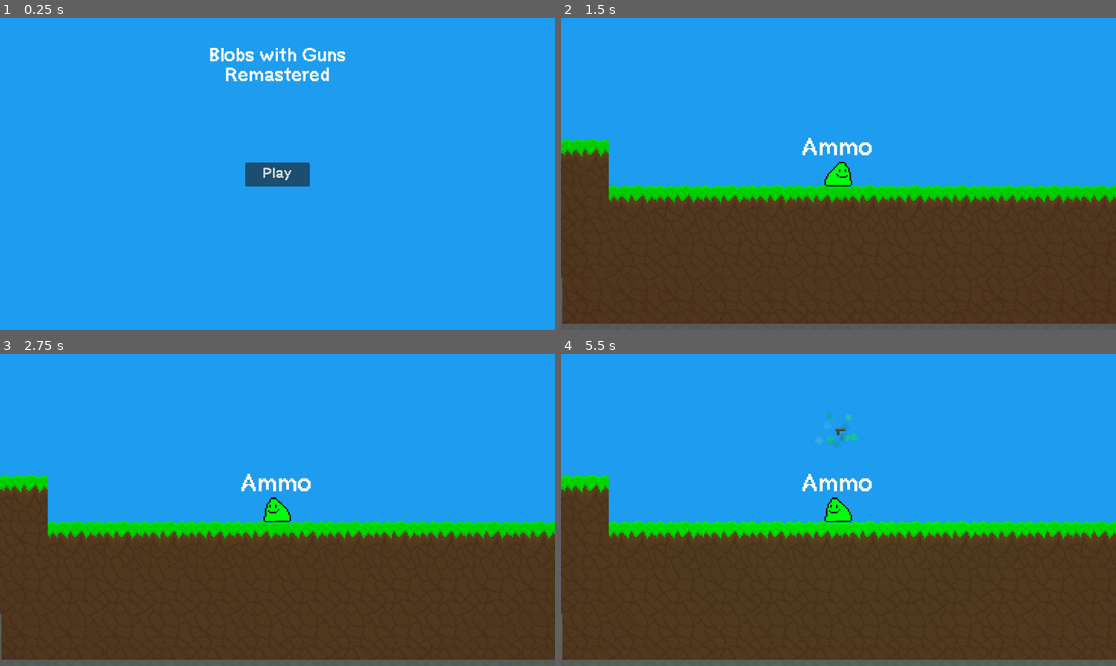
Above: before the commit, frames 1-4 (two rows, left to right).
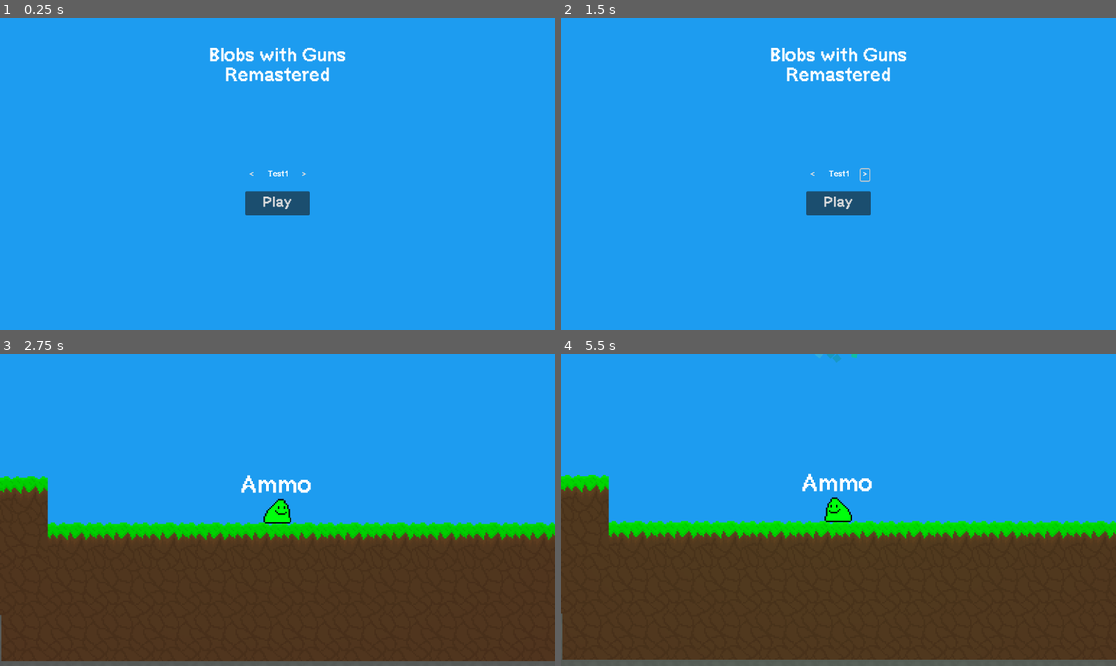
Above: after the commit, the same moments.

Repository: a0fefd/blobs-with-guns-remastered
Game: Godot game, scene res://scenes/levels/start_menu.tscn
The game is run twice, just before and just after one commit, with the same random seed, the same clock (stepped at 60 frames per second) and the same inputs.
Inputs (mouse positions are in pixels of both pictures, inside the frame that each line leads up to):
- Up to frame 1 (0.25 s): no input
- Up to frame 2 (1.5 s): click (810, 174) at 0.5 s, where only the run after the commit has a clickable "<"; click (866, 174) at 1.25 s, where only the run after the commit has a clickable ">"
- Up to frame 3 (2.75 s): click (277, 538) at 2 s, where only the run after the commit has a clickable "Play"
- Up to frame 4 (5.5 s): move the mouse to (960, 494) at 2.77 s; press the mouse at (960, 494) at 2.78 s; tap Enter at 3.5 s; move the mouse to (727, 525) at 3.52 s; release the mouse at (727, 525) at 3.53 s; tap F (focus) at 3.6 s; tap Space at 4.25 s; move the mouse to (894, 441) at 4.27 s; tap Mouse wheel up (next_gun) at 4.35 s; move the mouse to (810, 572) at 5.02 s; tap Mouse wheel down (prev_gun) at 5.1 s

The runs differ from the first frame. In frame 1, 1.8% of the frame differs, in the area x 44-56%, y 46-64%; in frame 2, 49%, in the area x 0-100%, y 9-100%; in frame 3, 2.1%; in frame 4, 0.3%.
Error in both runs: Out of bounds get index '-1' (on base: 'Array') (res://scripts/blob/player.gd:41)

Commit message:
added level selection with an export dictionary to add levels to the list considering changing level selection style at some point

Diff:
--- a/project.godot
+++ b/project.godot
@@ -29,6 +29,10 @@
 [filesystem]
 
 import/blender/enabled=false
+
+[gui]
+
+theme/custom="res://theme/bwg_theme.tres"
 
 [input]
 
--- a/scenes/levels/start_menu.tscn
+++ b/scenes/levels/start_menu.tscn
@@ -1,7 +1,10 @@
-[gd_scene load_steps=3 format=3 uid="uid://cn2eyb0bih0mn"]
+[gd_scene load_steps=6 format=3 uid="uid://cn2eyb0bih0mn"]
 
-[ext_resource type="Script" path="res://scripts/levels/start_menu.gd" id="1_vh4e2"]
+[ext_resource type="Script" path="res://scripts/levels/menu/start_menu.gd" id="1_vh4e2"]
 [ext_resource type="Theme" uid="uid://islpgen2qypr" path="res://theme/bwg_theme.tres" id="1_xd81h"]
+[ext_resource type="PackedScene" uid="uid://mbvai0tdxbnu" path="res://scenes/levels/test1.tscn" id="2_ijqfg"]
+[ext_resource type="Script" path="res://scripts/levels/menu/level_selector.gd" id="4_avhpw"]
+[ext_resource type="PackedScene" uid="uid://cbrdgykkgk1vo" path="res://scenes/levels/world.tscn" id="5_ea7g4"]
 
 [node name="StartMenu" type="Node2D"]
 script = ExtResource("1_vh4e2")
@@ -28,15 +31,60 @@
 [node name="Start Button" type="Button" parent="Control"]
 layout_mode = 0
 offset_left = -66.0
-offset_top = -24.0
+offset_top = 36.0
 offset_right = 68.0
-offset_bottom = 26.0
+offset_bottom = 86.0
 theme = ExtResource("1_xd81h")
 theme_override_font_sizes/font_size = 29
 text = "Play"
 text_overrun_behavior = 1
 clip_text = true
 
+[node name="Level Select" type="Control" parent="Control"]
+anchors_preset = 0
+offset_left = -66.0
+offset_top = -13.0
+offset_right = 67.0
+offset_bottom = 12.0
+script = ExtResource("4_avhpw")
+level_list = {
+"test1": ExtResource("2_ijqfg"),
+"world": ExtResource("5_ea7g4")
+}
+
+[node name="Prev" type="Button" parent="Control/Level Select"]
+layout_mode = 2
+offset_left = 4.0
+offset_top = 3.0
+offset_right = 22.0
+offset_bottom = 27.0
+text = "<"
+flat = true
+clip_text = true
+
+[node name="Next" type="Button" parent="Control/Level Select"]
+layout_mode = 2
+offset_left = 113.0
+offset_top = 3.0
+offset_right = 131.0
+offset_bottom = 27.0
+text = ">"
+flat = true
+clip_text = true
+
+[node name="Level Name" type="Label" parent="Control/Level Select"]
+layout_mode = 0
+offset_left = 29.0
+offset_top = 6.0
+offset_right = 107.0
+offset_bottom = 22.0
+theme = ExtResource("1_xd81h")
+text = "PH"
+horizontal_alignment = 1
+vertical_alignment = 1
+
 [node name="Camera2D" type="Camera2D" parent="."]
 
 [connection signal="pressed" from="Control/Start Button" to="." method="_on_start_button_pressed"]
+[connection signal="pressed" from="Control/Level Select/Prev" to="Control/Level Select" method="_on_prev_pressed"]
+[connection signal="pressed" from="Control/Level Select/Next" to="Control/Level Select" method="_on_next_pressed"]
--- /dev/null
+++ b/scripts/levels/menu/level_selector.gd
@@ -0,0 +1,33 @@
+extends Control
+
+# wierd asf code idk what I'm on
+
+@export var level_list: Dictionary = {
+	"test1": preload("res://scenes/levels/test1.tscn")
+}
+
+@export var selected_level: Dictionary = {
+	"index": 0,
+	"name": "test1"
+}
+
+@onready var level_instances: Dictionary = {}
+
+func _ready():
+	for key in level_list.keys():
+		level_instances[key] = level_list[key].instantiate()
+	$"Level Name".text = level_instances[ selected_level["name"] ].name
+
+
+func _process(delta):
+	selected_level["name"] = level_list.keys()[ selected_level["index"] ]
+
+
+func _on_prev_pressed():
+	selected_level["index"] = 0 if selected_level["index"] <= len(level_list)-1 else selected_level["index"] - 1
+	$"Level Name".text = level_instances[ selected_level["name"] ].name
+
+
+func _on_next_pressed():
+	selected_level["index"] = 0 if selected_level["index"] >= len(level_list)-1 else selected_level["index"] + 1
+	$"Level Name".text = level_instances[ selected_level["name"] ].name
--- /dev/null
+++ b/scripts/levels/menu/start_menu.gd
@@ -0,0 +1,16 @@
+extends Node2D
+
+func _ready():
+	pass
+
+
+func _process(delta):
+	pass
+
+
+func _on_start_button_pressed():
+	# this is sketchy
+	var path: String = "res://scenes/levels/"+($"Control/Level Select/Level Name".text).to_lower()+".tscn"
+	get_tree().change_scene_to_packed(
+		load(path)
+	)
--- a/scripts/levels/start_menu.gd
+++ /dev/null
@@ -1,15 +0,0 @@
-extends Node2D
-
-
-# Called when the node enters the scene tree for the first time.
-func _ready():
-	pass # Replace with function body.
-
-
-# Called every frame. 'delta' is the elapsed time since the previous frame.
-func _process(delta):
-	pass
-
-
-func _on_start_button_pressed():
-	get_tree().change_scene_to_packed(load("res://scenes/levels/test1.tscn"))
